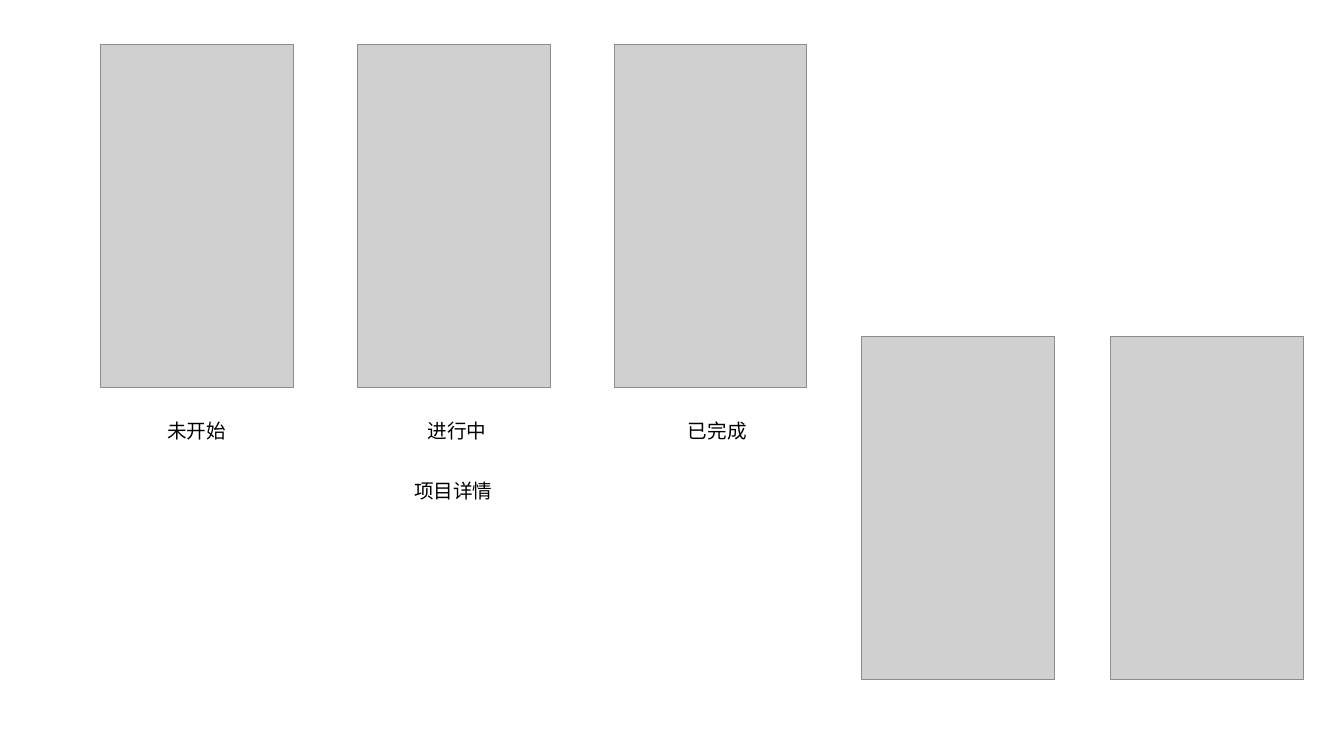
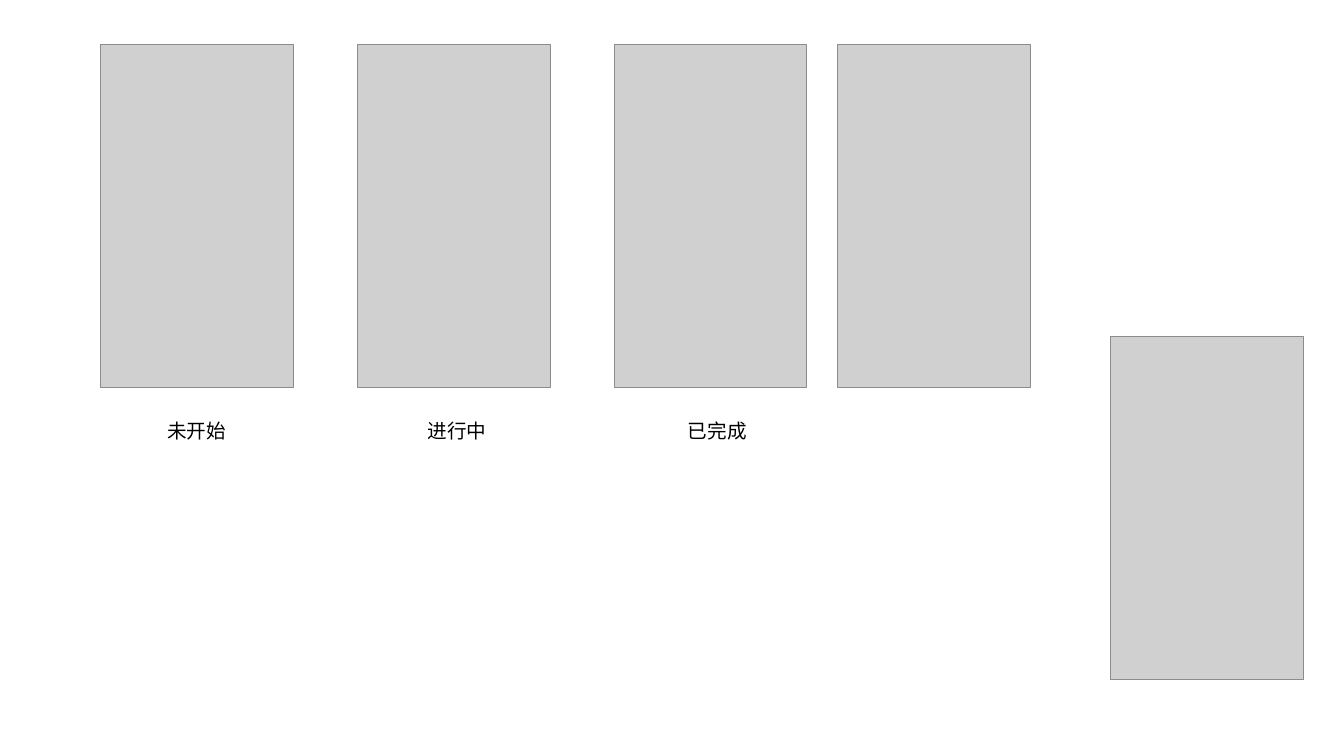
Before and after one commit to goozyshi/Gooit, a slide deck: slide 9 of Gooit自绘图标.pptx. Drawn at 1344x756 pixels with LibreOffice and Linux fonts; fonts in the diff are those of the drawing; grey boxes stand for pictures. Boxes give left, top, right and bottom in pixels: in the first picture for what was removed or moved away, otherwise in the second. Text is boxed around its words. In the diff, an @@ line names an element or a change of style, - is before the commit and + after.

```diff
--- a/Gooit自绘图标.pptx
+++ b/Gooit自绘图标.pptx
@@ picture: place and size @@
-picture at box(862, 337, 1055, 680)
+picture at box(838, 44, 1030, 387)
@@ text removed at box(414, 481, 492, 500) @@
-项目详情
```
Also in this commit, not shown: 9 other slides changed, 19 other files.
